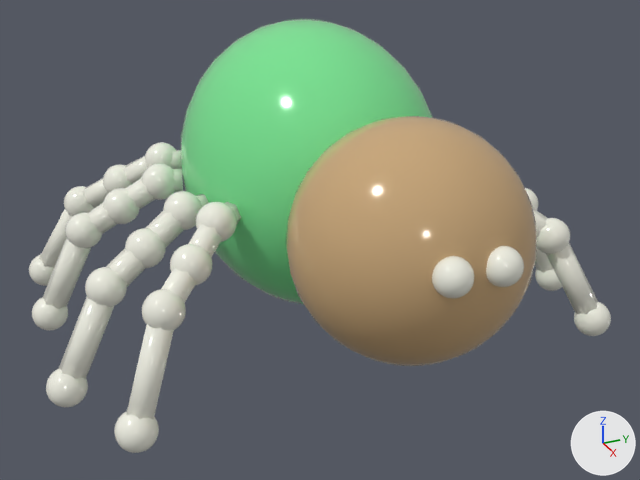
An edit to the glTF model asset_generation/python/animated_exports/spider_animated_00.glb, drawn before and after from the same camera.
Camera for both pictures: a camera (50 mm lens) standing at (4.86, -2.11, 2.78) and looking at (0.49, -0.14, 0.59). The axes (+X, +Y, +Z) are drawn at lower right. The lights are the same throughout. The first picture is the older version. Vertices at exactly the same position are counted once.
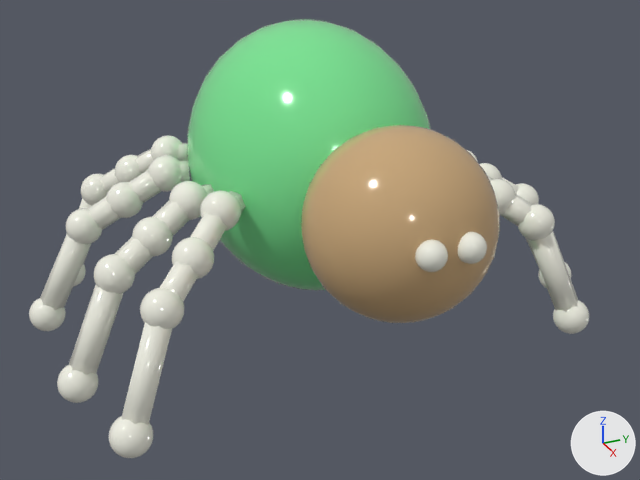
Boxes [x1, y1, x2, y2] around the edits, measured in the pictures (640 x 480 px; the box of a moved part takes in the faces that stretch with it):
'Sphere', reshaped: before [29, 19, 611, 453]; after [29, 19, 589, 458]
part 1 of me_sphere, moved or reshaped: before [180, 19, 433, 304]; after [187, 19, 431, 290]
part 2 of me_sphere, moved or reshaped: before [286, 116, 537, 366]; after [301, 125, 500, 323]
part 3 of me_sphere, moved or reshaped: before [486, 245, 524, 287]; after [458, 232, 487, 264]
part 4 of me_sphere, moved or reshaped: before [432, 256, 475, 299]; after [415, 239, 448, 272]
part 5 of me_sphere, moved or reshaped (mostly hidden before): before [533, 209, 548, 236]; after [501, 193, 533, 226]
part 6 of me_sphere, moved or reshaped: before [546, 243, 598, 315]; after [529, 231, 578, 312]
part 7 of me_sphere, moved or reshaped (not visible before): after [502, 178, 519, 194]
part 8 of me_sphere, moved or reshaped (mostly hidden afterwards): before [535, 248, 554, 273]; after [526, 238, 540, 269]
part 9 of me_sphere, moved or reshaped: before [225, 202, 241, 224]; after [230, 191, 246, 213]
part 10 of me_sphere, moved or reshaped: before [188, 223, 223, 258]; after [190, 212, 227, 251]
part 11 of me_sphere, moved or reshaped: before [126, 324, 174, 420]; after [121, 322, 172, 425]
part 12 of me_sphere, moved or reshaped (mostly hidden): before [195, 194, 209, 207]; after [201, 184, 214, 195]
part 13 of me_sphere, moved or reshaped: before [29, 142, 237, 453]; after [29, 135, 241, 458]
part 14 of me_sphere, moved or reshaped: before [525, 188, 611, 336]; after [467, 150, 589, 334]

The edits, one by one:
me_sphere is used by ob_sphere; location (0.0, 0.0, 0.0).
me_sphere had 17736 vertices, 35200 faces and spanned x -1.13..2.0, y -1.8..1.77, z -0.11..1.77.
me_sphere now has 17736 vertices, 35200 faces and spans x -1.07..1.75, y -1.77..1.76, z -0.11..1.77.
me_sphere part 1: the loose piece of 482 vertices spanning x -0.98..0.98, y -0.78..0.78, z 0.01..1.77 is scaled about its middle by 0.945, then moved by (0.0, 0.0, 0.05).
me_sphere part 2: the loose piece of 482 vertices spanning x 0.66..1.92, y -0.63..0.63, z 0.26..1.53 is scaled about its middle by 0.809, then moved by (-0.11, 0.0, 0.05).
me_sphere part 3: the loose piece of 482 vertices spanning x 1.81..2.0, y 0.04..0.23, z 0.9..1.09 is scaled about its middle by 0.809, then moved by (-0.23, -0.02, 0.0).
me_sphere part 4: the loose piece of 482 vertices spanning x 1.81..2.0, y -0.23..-0.04, z 0.9..1.09 is scaled about its middle by 0.809, then moved by (-0.23, 0.02, 0.0).
me_sphere part 5: the loose piece of 12 vertices spanning x 0.68..0.97, y 0.95..1.28, z 0.47..0.76 is moved by (-0.05, -0.07, 0.07).
me_sphere part 6: the loose piece of 12 vertices spanning x 0.84..1.17, y 1.15..1.54, z -0.04..0.58 is multiplied about its middle by the matrix ((1.088, -0.002, 0.064), (-0.002, 1.087, 0.085), (-0.064, -0.085, 1.085)), then moved by (-0.07, -0.09, 0.04).
me_sphere part 7: the loose piece of 12 vertices spanning x 0.27..0.49, y 1.08..1.4, z 0.48..0.75 is moved by (0.0, -0.01, 0.03).
me_sphere part 8: the loose piece of 12 vertices spanning x 0.34..0.58, y 1.29..1.68, z -0.03..0.58 is scaled about its middle by (1.03, 1.07, 1.05), then moved by (0.0, 0.01, 0.01).
me_sphere part 9: the loose piece of 12 vertices spanning x 0.42..0.62, y -0.83..-0.64, z 0.79..0.92 is moved by (-0.03, 0.04, 0.05).
me_sphere part 10: the loose piece of 12 vertices spanning x 0.5..0.79, y -1.05..-0.74, z 0.64..0.92 is scaled about its middle by (1.09, 1.1, 1.08), then moved by (-0.02, 0.03, 0.04).
me_sphere part 11: the loose piece of 12 vertices spanning x 0.82..1.14, y -1.5..-1.13, z -0.03..0.59 is multiplied about its middle by the matrix ((1.04, 0.0, -0.021), (0.0, 1.04, 0.028), (0.021, -0.028, 1.039)), then moved by (0.02, -0.02, 0.01).
me_sphere part 12: the loose piece of 12 vertices spanning x 0.16..0.32, y -0.91..-0.74, z 0.75..0.89 is moved by (-0.01, 0.04, 0.05).
me_sphere part 13: 7856 of 17736 vertices moved; they spanned x -1.13..1.18, y -1.8..-0.64, z -0.11..0.96 and now span x -1.04..1.21, y -1.77..-0.6, z -0.11..1.01; mean shift (0.01, 0.04, 0.04); largest move (-1.02, -1.5, -0.04) -> (-0.93, -1.35, -0.03).
me_sphere part 14: 7712 of 17736 vertices moved; they spanned x -1.13..1.21, y 0.68..1.77, z -0.11..0.96 and now span x -1.07..1.13, y 0.64..1.76, z -0.11..1.01; mean shift (0.0, -0.04, 0.04); largest move (1.13, 1.56, 0.06) -> (1.06, 1.45, 0.06).
Other edits to the shape of me_sphere do not show in these pictures.
